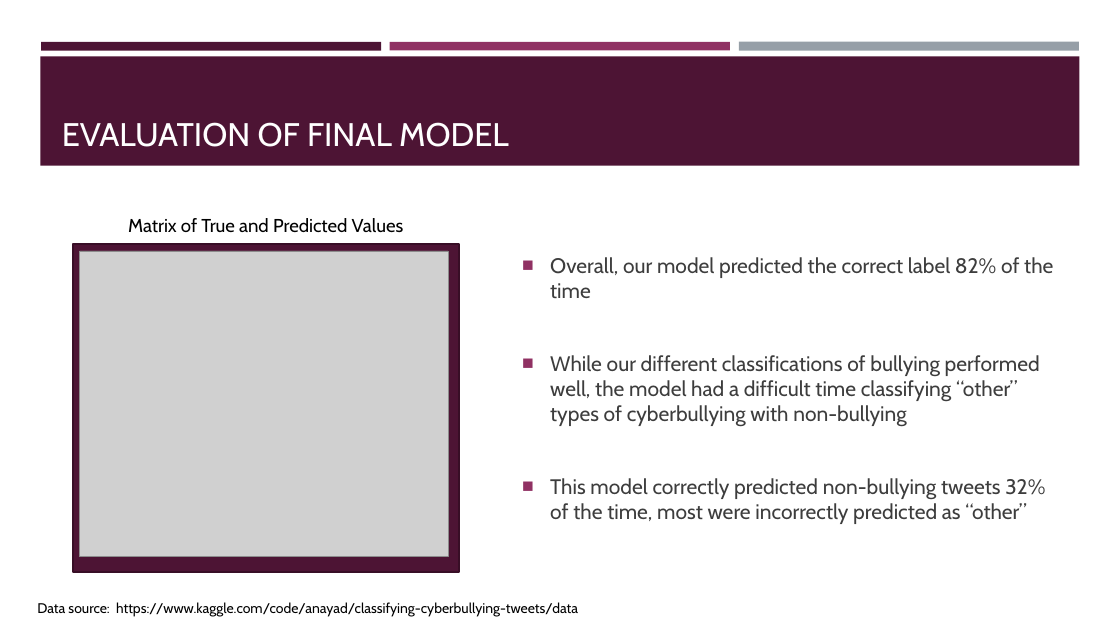
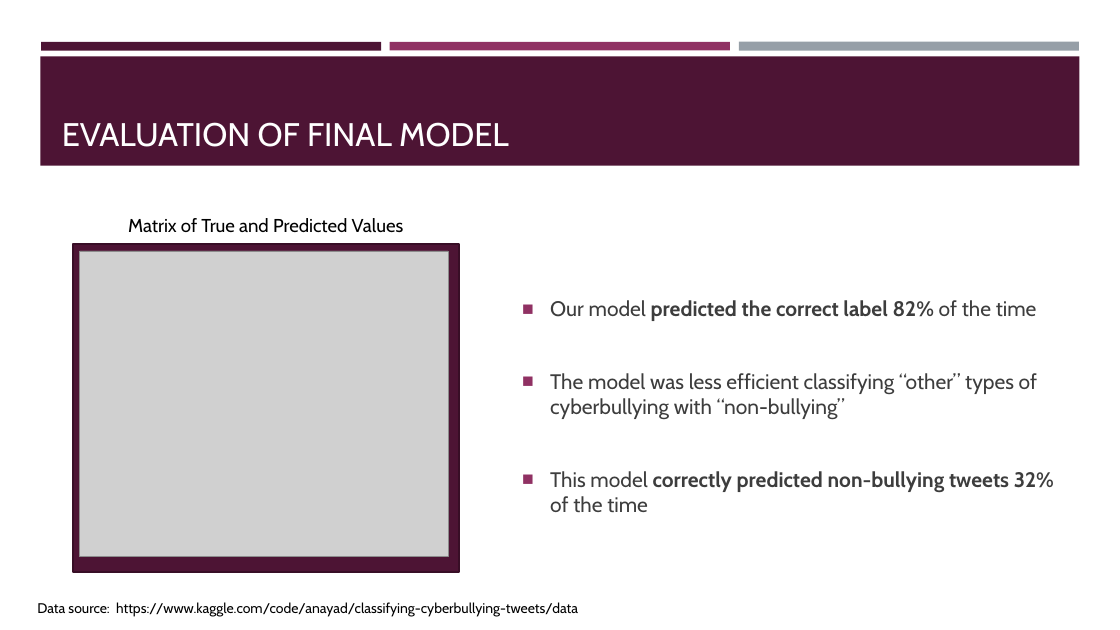
Before and after one commit to sabinabains/dsc-phase-4-project, a slide deck: slide 6 of dsc-phase-4-project-presentation 8.1.pptx. Drawn at 1120x630 pixels with LibreOffice and Linux fonts; fonts in the diff are those of the drawing; grey boxes stand for pictures. Boxes give left, top, right and bottom in pixels: in the first picture for what was removed or moved away, otherwise in the second. Text is boxed around its words. In the diff, an @@ line names an element or a change of style, - is before the commit and + after.

```diff
--- a/dsc-phase-4-project-presentation 8.1.pptx
+++ b/dsc-phase-4-project-presentation 8.1.pptx
@@ text at <box>550,300,1054,512</box>: text changed @@
-■ Overall, our model predicted the correct label 82% of the time
-■ While our different classifications of bullying performed well, the model had a difficult time classifying “other” types of cyberbullying with non-bullying
-■ This model correctly predicted non-bullying tweets 32% of the time, most were incorrectly predicted as “other”
+■ Our model predicted the correct label 82% of the time
+■ The model was less efficient classifying “other” types of cyberbullying with “non-bullying”
+■ This model correctly predicted non-bullying tweets 32% of the time
```
Also in this commit, not shown: 5 other slides changed, 6 other files.
